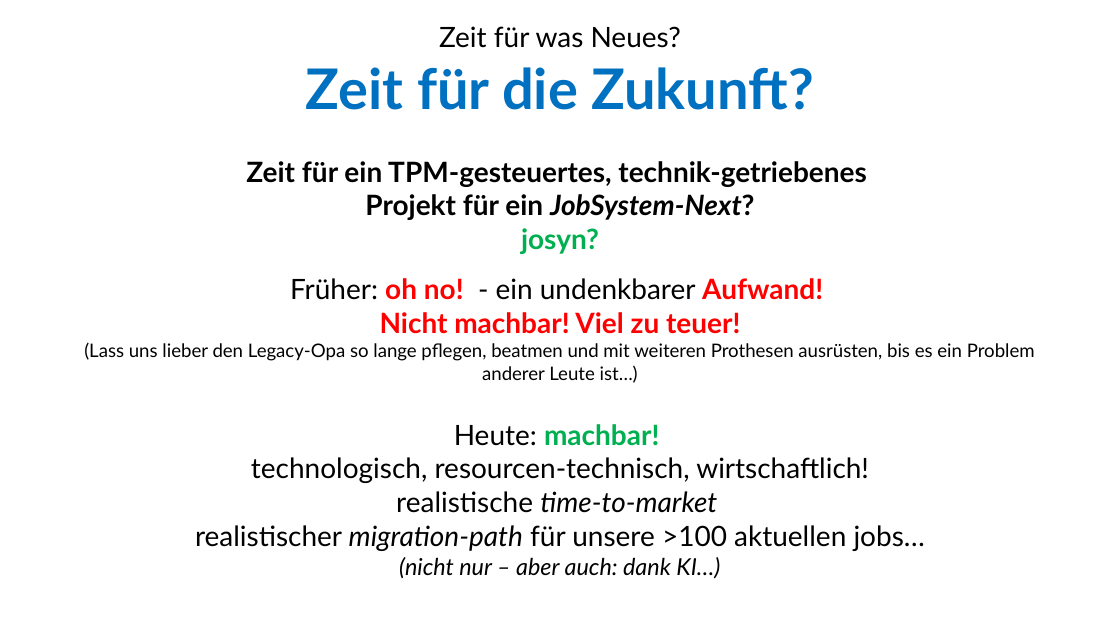
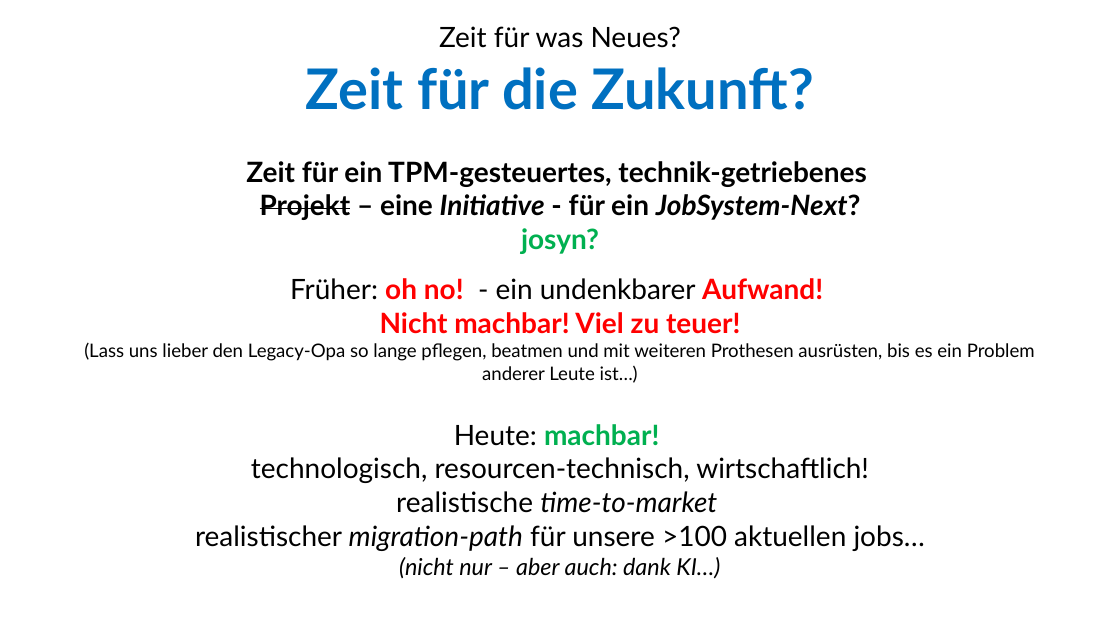
Before and after one commit to ckluth/josyn-platform, a slide deck: slide 5 of josyn-intro.pptx. Drawn at 1120x630 pixels with LibreOffice and Linux fonts; fonts in the diff are those of the drawing. Boxes give left, top, right and bottom in pixels: in the first picture for what was removed or moved away, otherwise in the second. Text is boxed around its words. In the diff, an @@ line names an element or a change of style, - is before the commit and + after.

```diff
--- a/josyn-intro.pptx
+++ b/josyn-intro.pptx
@@ text at (x1=260, y1=194, x2=861, y2=220): text changed; italic on @@
-Projekt für ein JobSystem-Next?
+Projekt – eine Initiative - für ein JobSystem-Next?
```
Also in this commit, not shown: 4 other slides changed.
